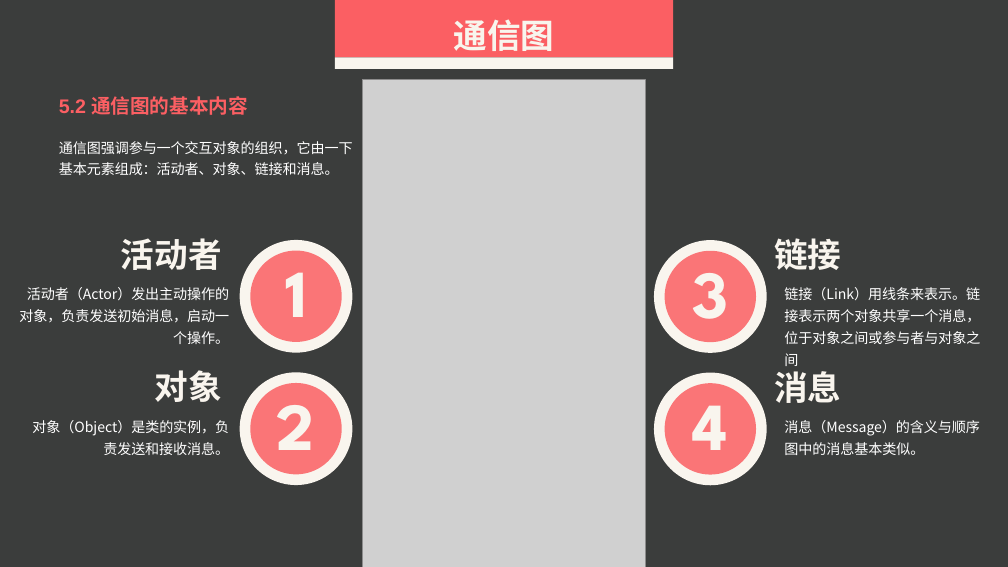
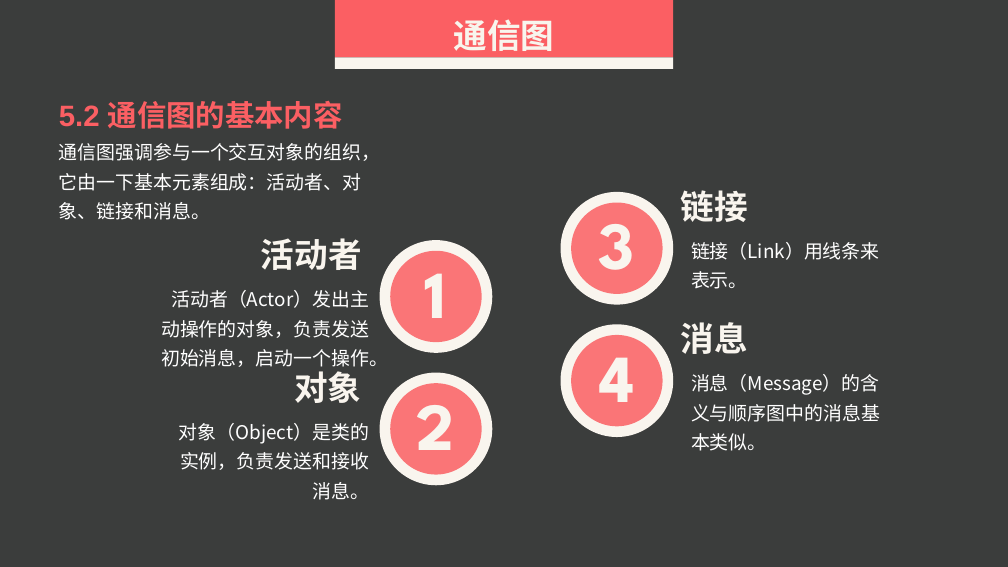
Before and after one commit to SarielX98/PRD2018G14, a slide deck: slide 62 of 受控文档/PPT/PRD2018-G14-UML基础I.pptx. Drawn at 1008x567 pixels with LibreOffice and Linux fonts; fonts in the diff are those of the drawing; grey boxes stand for pictures. Boxes give left, top, right and bottom in pixels: in the first picture for what was removed or moved away, otherwise in the second. Text is boxed around its words. In the diff, an @@ line names an element or a change of style, - is before the commit and + after.

```diff
--- a/受控文档/PPT/PRD2018-G14-UML基础I.pptx
+++ b/受控文档/PPT/PRD2018-G14-UML基础I.pptx
@@ text "5.2 通信图的基本内容" at [59, 101, 343, 129]: size 18.6 to 28 pt @@
@@ picture removed at [362, 80, 645, 567] @@
@@ text at [691, 242, 880, 289]: text changed; size 13.3 to 18 pt @@
-链接（Link）用线条来表示。链接表示两个对象共享一个消息，位于对象之间或参与者与对象之间
+链接（Link）用线条来表示。
@@ text "活动者（Actor）发出主动操作的对象，负责发送初始消息，启动一个操作。": place and size @@
-text "活动者（Actor）发出主动操作的对象，负责发送初始消息，启动一个操作。" at [19, 287, 229, 344]
+text "活动者（Actor）发出主动操作的对象，负责发送初始消息，启动一个操作。" at [161, 290, 388, 367]
@@ 4 ellipses, 2 texts: place and size @@
-4 ellipses, 2 texts at [654, 238, 841, 485]
+4 ellipses, 2 texts at [560, 190, 748, 437]
@@ 4 ellipses, 2 texts: place and size @@
-4 ellipses, 2 texts at [121, 238, 352, 485]
+4 ellipses, 2 texts at [261, 238, 492, 485]
@@ text "消息（Message）的含义与顺序图中的消息基本类似。": place and size @@
-text "消息（Message）的含义与顺序图中的消息基本类似。" at [784, 420, 979, 455]
+text "消息（Message）的含义与顺序图中的消息基本类似。" at [691, 374, 880, 451]
@@ size 13.3 to 18 pt in 4 elements at [59, 143, 380, 220], [691, 374, 880, 451], [161, 290, 388, 367], [179, 423, 369, 500] @@
@@ text "对象（Object）是类的实例，负责发送和接收消息。": place and size @@
-text "对象（Object）是类的实例，负责发送和接收消息。" at [32, 420, 229, 455]
+text "对象（Object）是类的实例，负责发送和接收消息。" at [179, 423, 369, 500]
```
Also in this commit, not shown: 45 other slides changed.
